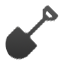
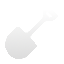
Layers edited between the first and the second w=64, h=64 image:
hid "Layer", painted on it over [5, 5, 59, 61]
showed "Layer #1", painted on it over [5, 5, 59, 61]
